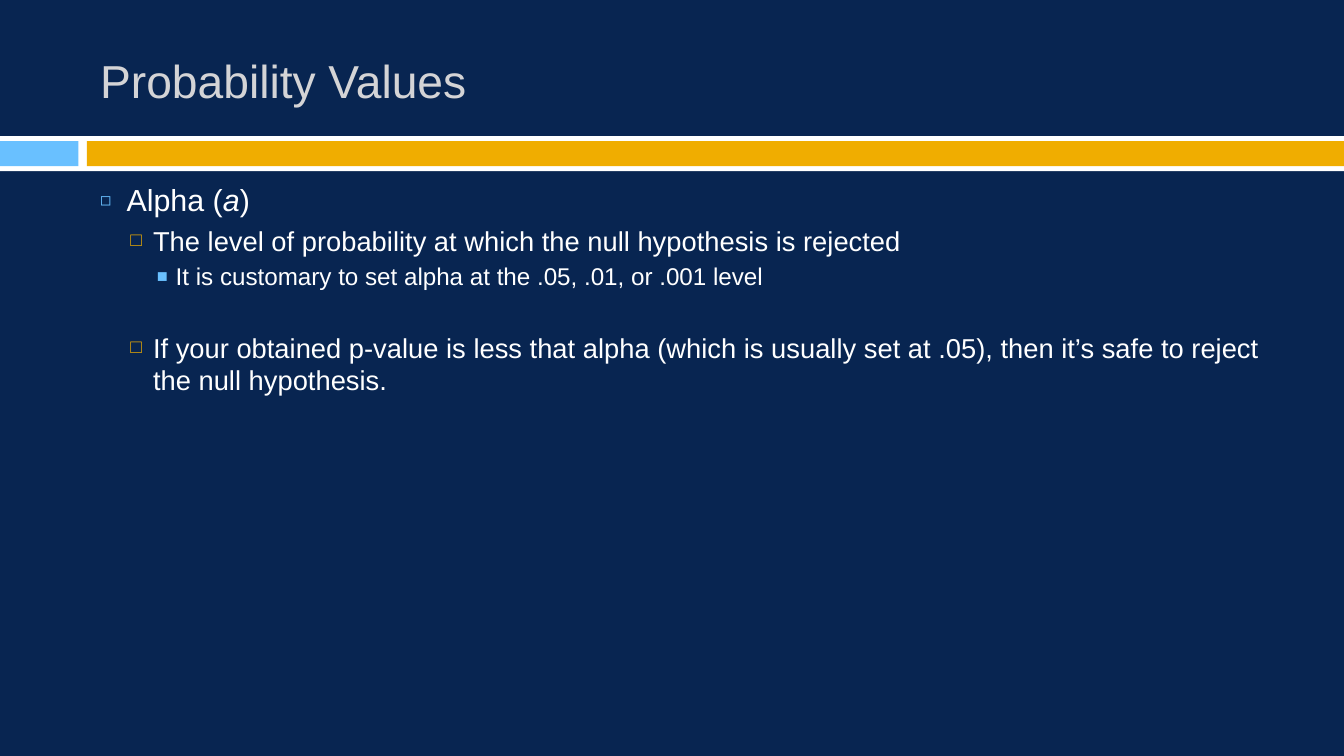
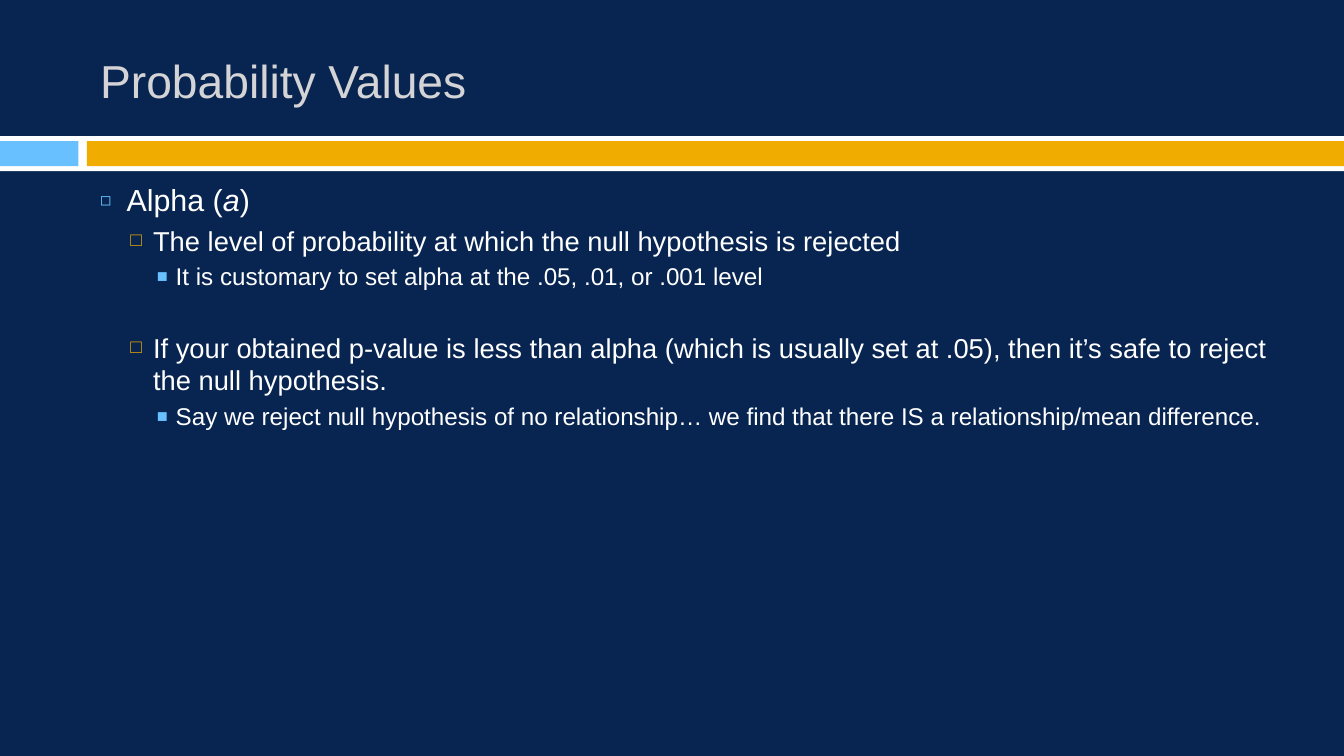
Before and after one commit to burrelvannjr/gradstats_csuf, a slide deck: slide 15 of ppts/5_hypothesis_testing.pptx (slide 17 before the commit). Drawn at 1344x756 pixels with LibreOffice and Linux fonts; fonts in the diff are those of the drawing. Boxes give left, top, right and bottom in pixels: in the first picture for what was removed or moved away, otherwise in the second. Text is boxed around its words. In the diff, an @@ line names an element or a change of style, - is before the commit and + after.

```diff
--- a/ppts/5_hypothesis_testing.pptx
+++ b/ppts/5_hypothesis_testing.pptx
@@ text at bbox=[153, 338, 1266, 430]: text changed @@
-  □ If your obtained p-value is less that alpha (which is usually set at .05), then it’s safe to reject the null hypothesis.
+  □ If your obtained p-value is less than alpha (which is usually set at .05), then it’s safe to reject the null hypothesis.
+    ■ Say we reject null hypothesis of no relationship… we find that there IS a relationship/mean difference.
```
Also in this commit, not shown: 4 other slides changed, 2 slides removed, 12 other files.
